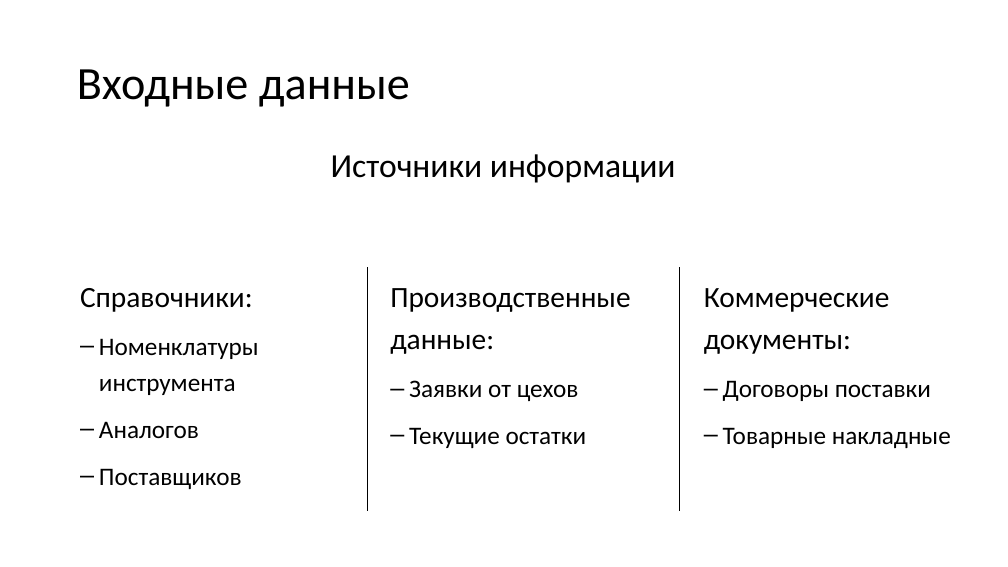
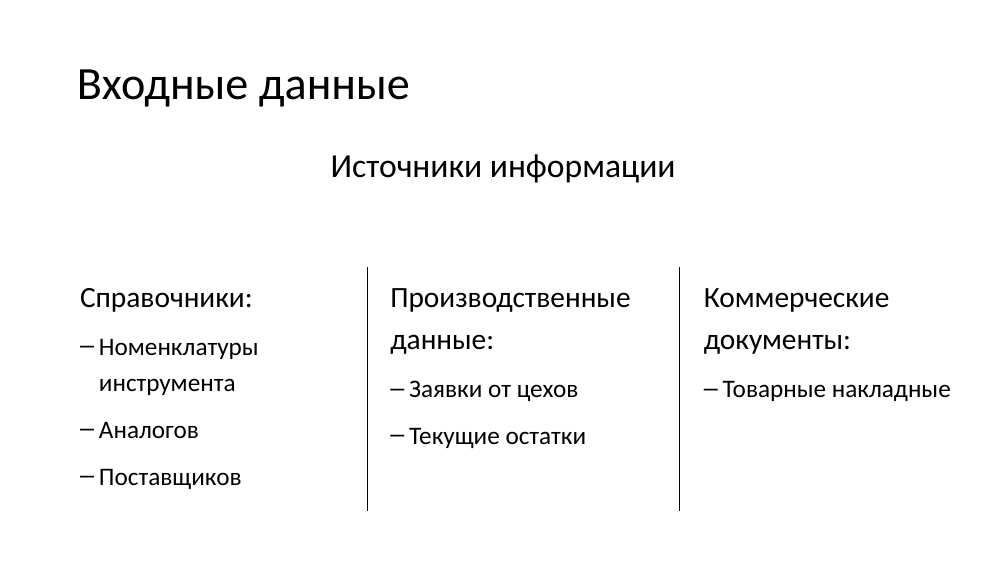
Before and after one commit to Ka666aH/Instrument-accounting-and-purchase-system, a slide deck: slide 5 of Документы/Хорошев/Хорошев_Диплом_Презентация.pptx. Drawn at 1008x567 pixels with LibreOffice and Linux fonts; fonts in the diff are those of the drawing. Boxes give left, top, right and bottom in pixels: in the first picture for what was removed or moved away, otherwise in the second. Text is boxed around its words. In the diff, an @@ line names an element or a change of style, - is before the commit and + after.

```diff
--- a/Документы/Хорошев/Хорошев_Диплом_Презентация.pptx
+++ b/Документы/Хорошев/Хорошев_Диплом_Презентация.pptx
@@ text at <box>723,380,931,401</box>: paragraph removed @@
-– Договоры поставки
```
Also in this commit, not shown: 3 other slides changed, 4 other files.
